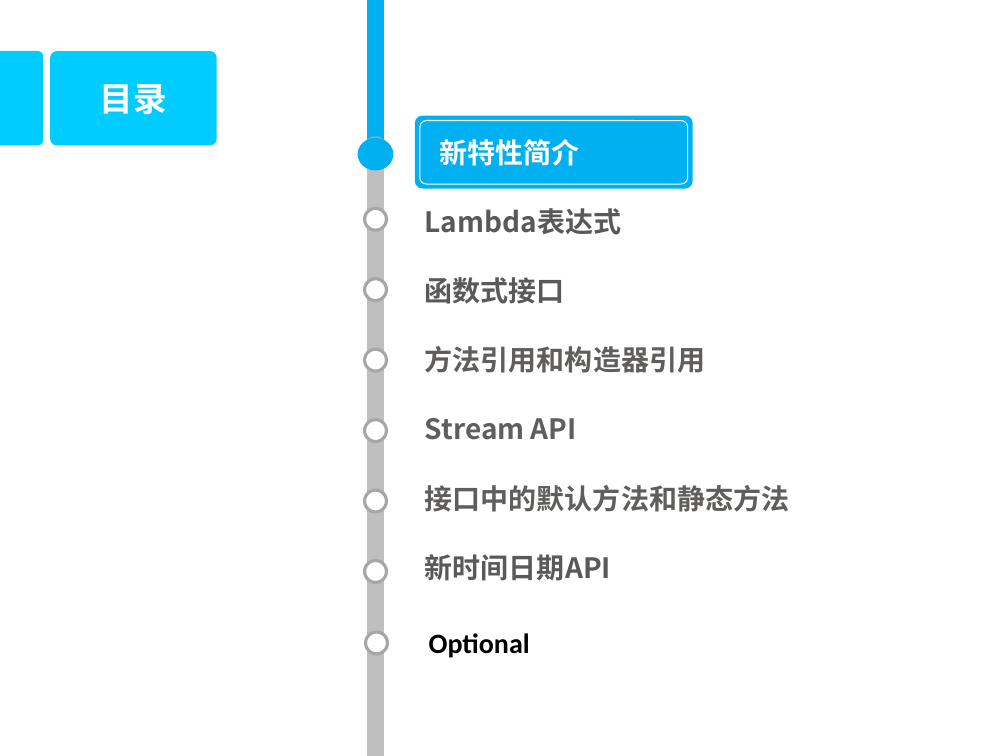
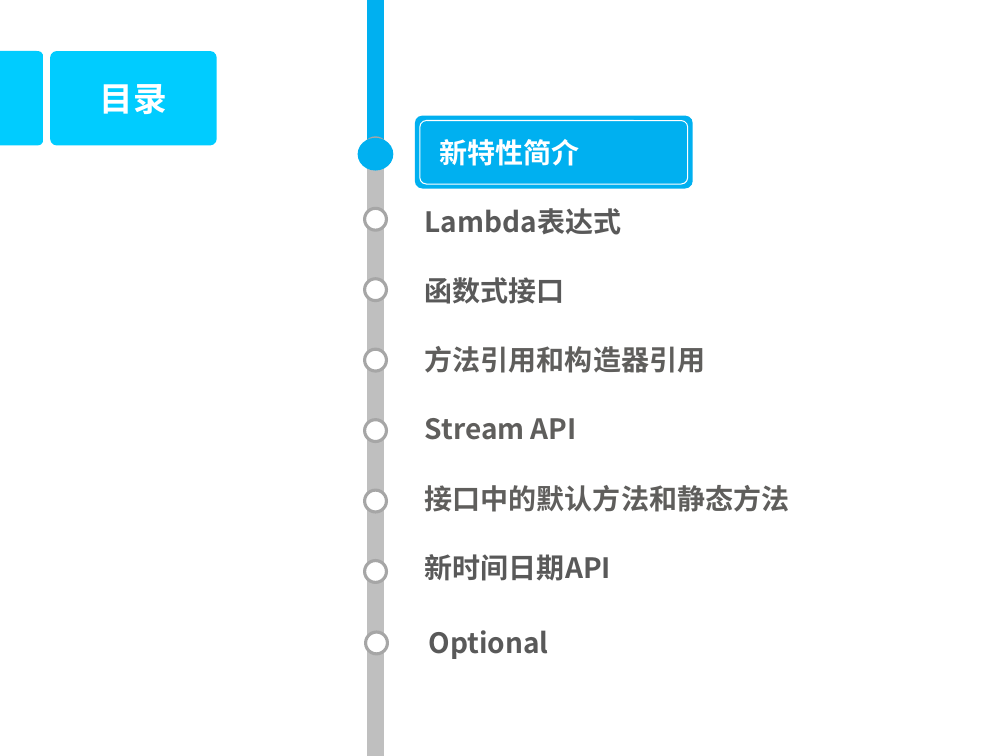
Before and after one commit to DoublePoint/MVC, a slide deck: slide 2 of 04相关插件/Java8/Java高级教程2.pptx. Drawn at 1008x756 pixels with LibreOffice and Linux fonts; fonts in the diff are those of the drawing; background and template pictures are left out. Boxes give left, top, right and bottom in pixels: in the first picture for what was removed or moved away, otherwise in the second. Text is boxed around its words. In the diff, an @@ line names an element or a change of style, - is before the commit and + after.

```diff
--- a/04相关插件/Java8/Java高级教程2.pptx
+++ b/04相关插件/Java8/Java高级教程2.pptx
@@ text "Optional" at (429,630,549,659): font Calibri to Noto Sans CJK JP, text colour #000000 to #595959 @@
```
Also in this commit, not shown: 5 other slides changed, 1 other file.
